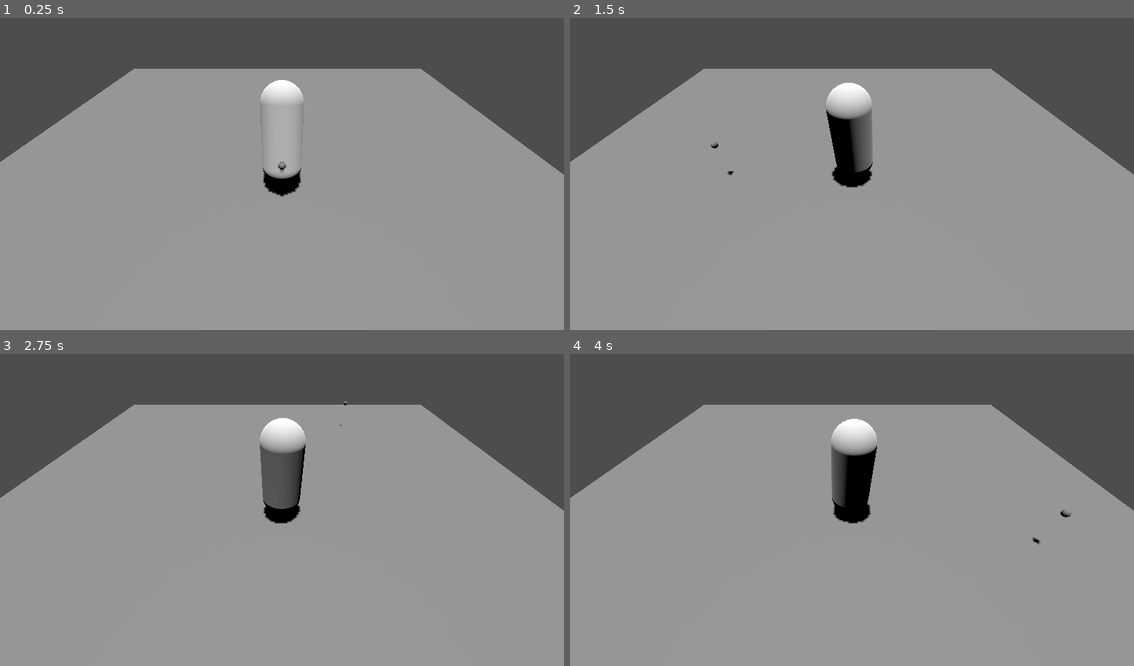
Above: before the commit, frames 1-4 (two rows, left to right).
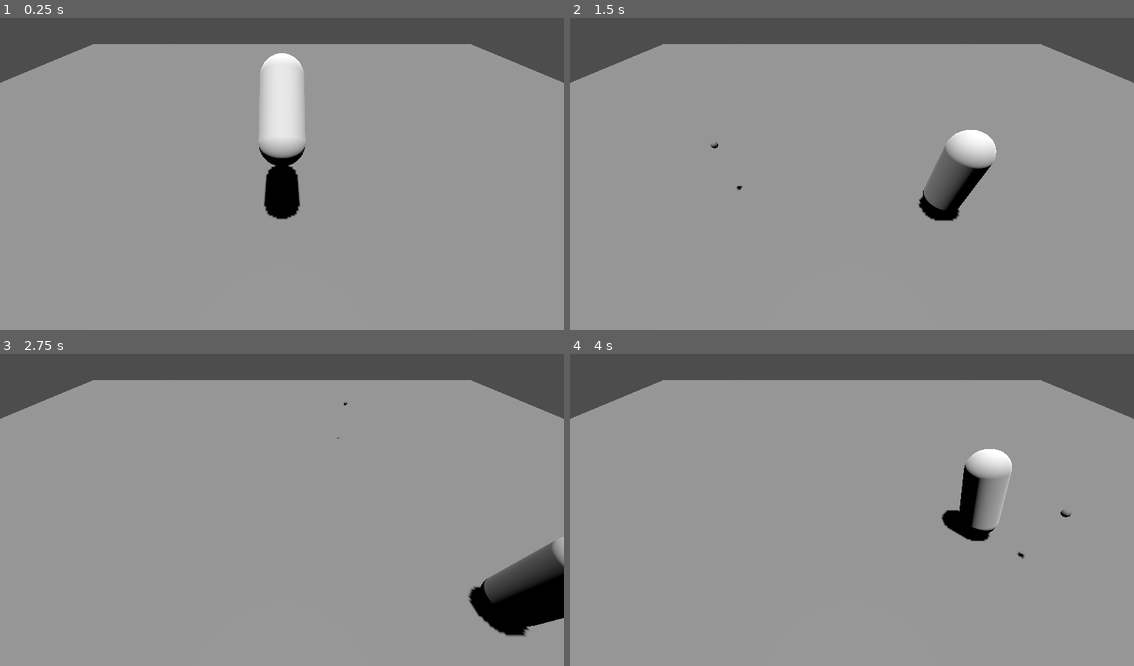
Above: after the commit, the same moments.

Repository: Mike-wrm/3D-scratchpad
Game: Godot game, scene res://main.tscn
Two runs of this game, one before a commit and one after it. Both use one fixed random seed, a clock stepped at 60 frames per second and the inputs below.
Inputs (mouse positions are in pixels of both pictures, inside the frame that each line leads up to):
- Up to frame 1 (0.25 s): no input
- Up to frame 2 (1.5 s): move the mouse to (976, 155) at 0.52 s; hold S (move_right, bound only after the commit) 0.53-1.28 s; move the mouse to (739, 186) at 1.27 s; hold R (move_down, bound only after the commit) from 1.28 s (still down)
- Up to frame 3 (2.75 s): move the mouse to (338, 438) at 2.02 s; release R (move_down, bound only after the commit) at 2.03 s; hold S (move_right, bound only after the commit) from 2.03 s (still down)
- Up to frame 4 (4 s): move the mouse to (823, 572) at 2.77 s; release S (move_right, bound only after the commit) at 2.78 s; hold W (move_up, bound only after the commit) 2.78-3.53 s; move the mouse to (1021, 556) at 3.52 s; hold A (move_left, bound only after the commit) from 3.53 s (still down)

The runs differ from the first frame. In frame 1, 16% of the frame differs, in the area x 0-100%, y 8-65%; in frame 2, 18%; in frame 3, 19%, in the area x 0-100%, y 8-91%; in frame 4, 18%.

Commit message:
Player movement added
Added the ability to move the player via WARS keys (colemak). Additionally added faux gravity (constant downward velocity, not acceleration).

Diff:
--- a/main.tscn
+++ b/main.tscn
@@ -4,10 +4,10 @@
 [ext_resource type="PackedScene" uid="uid://i36t2oboo1l5" path="res://player.tscn" id="1_w7iju"]
 
 [sub_resource type="BoxShape3D" id="BoxShape3D_kpqj0"]
-size = Vector3(100, 2, 1100)
+size = Vector3(200, 2, 200)
 
 [sub_resource type="BoxMesh" id="BoxMesh_inlq6"]
-size = Vector3(100, 2, 100)
+size = Vector3(200, 2, 200)
 
 [sub_resource type="CapsuleMesh" id="CapsuleMesh_pr0j8"]
 height = 1.0
@@ -22,7 +22,6 @@
 shape = SubResource("BoxShape3D_kpqj0")
 
 [node name="MeshInstance3D" type="MeshInstance3D" parent="Ground"]
-transform = Transform3D(1, 0, 0, 0, 1, 0, 0, 0, 1, -1.56788, 3.9721, -1.61613)
 mesh = SubResource("BoxMesh_inlq6")
 
 [node name="DirectionalLight3D" type="DirectionalLight3D" parent="."]
@@ -30,6 +29,7 @@
 shadow_enabled = true
 
 [node name="Player" parent="." instance=ExtResource("1_w7iju")]
+transform = Transform3D(1, 0, 0, 0, 1, 0, 0, 0, 1, 0, 20.936, 0)
 
 [node name="Marker3D" type="Marker3D" parent="."]
 transform = Transform3D(1, 0, 0, 0, 0.707107, 0.707107, 0, -0.707107, 0.707107, 0, 29.4198, 25.0141)
--- a/player.gd
+++ b/player.gd
@@ -1,7 +1,33 @@
 extends CharacterBody3D
+
+@export var speed:float = 20
+
+const GRAVITY:float = 20
 
 var look_target:Vector3
 
+func _process(delta):
+	self.look_at(look_target, Vector3.UP)
+
+
 func _physics_process(delta):
-	self.look_at(look_target, Vector3.UP)
-	pass
+	var move_vector := Vector3.ZERO
+
+	if Input.is_action_pressed("move_up"):
+		move_vector.z -= 1
+	if Input.is_action_pressed("move_down"):
+		move_vector.z += 1
+	if Input.is_action_pressed("move_left"):
+		move_vector.x -= 1
+	if Input.is_action_pressed("move_right"):
+		move_vector.x += 1
+
+	if move_vector.length() > 1:
+		move_vector.normalized()
+	move_vector *= speed
+
+	if not is_on_floor():
+		move_vector.y -= GRAVITY
+
+	velocity = move_vector
+	move_and_slide()
--- a/project.godot
+++ b/project.godot
@@ -22,3 +22,23 @@
 "events": [Object(InputEventMouseButton,"resource_local_to_scene":false,"resource_name":"","device":-1,"window_id":0,"a …(253 unchanged characters)…
 ]
 }
+move_up={
+"deadzone": 0.5,
+"events": [Object(InputEventKey,"resource_local_to_scene":false,"resource_name":"","device":-1,"window_id":0,"alt_pressed":false,"shift_pressed":false,"ctrl_pressed":false,"meta_pressed":false,"pressed":false,"keycode":0,"physical_keycode":87,"key_label":0,"unicode":119,"echo":false,"script":null)
+]
+}
+move_down={
+"deadzone": 0.5,
+"events": [Object(InputEventKey,"resource_local_to_scene":false,"resource_name":"","device":-1,"window_id":0,"alt_pressed":false,"shift_pressed":false,"ctrl_pressed":false,"meta_pressed":false,"pressed":false,"keycode":0,"physical_keycode":82,"key_label":0,"unicode":114,"echo":false,"script":null)
+]
+}
+move_left={
+"deadzone": 0.5,
+"events": [Object(InputEventKey,"resource_local_to_scene":false,"resource_name":"","device":-1,"window_id":0,"alt_pressed":false,"shift_pressed":false,"ctrl_pressed":false,"meta_pressed":false,"pressed":false,"keycode":0,"physical_keycode":65,"key_label":0,"unicode":97,"echo":false,"script":null)
+]
+}
+move_right={
+"deadzone": 0.5,
+"events": [Object(InputEventKey,"resource_local_to_scene":false,"resource_name":"","device":-1,"window_id":0,"alt_pressed":false,"shift_pressed":false,"ctrl_pressed":false,"meta_pressed":false,"pressed":false,"keycode":0,"physical_keycode":83,"key_label":0,"unicode":115,"echo":false,"script":null)
+]
+}
